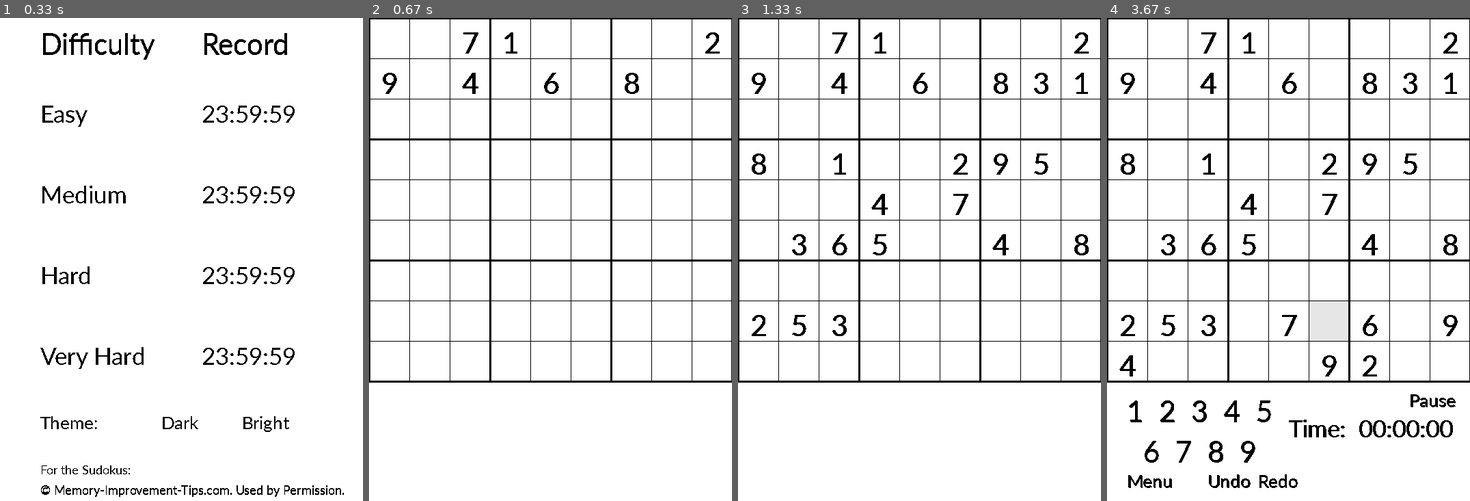
Above: before the commit, frames 1-4 (left to right).
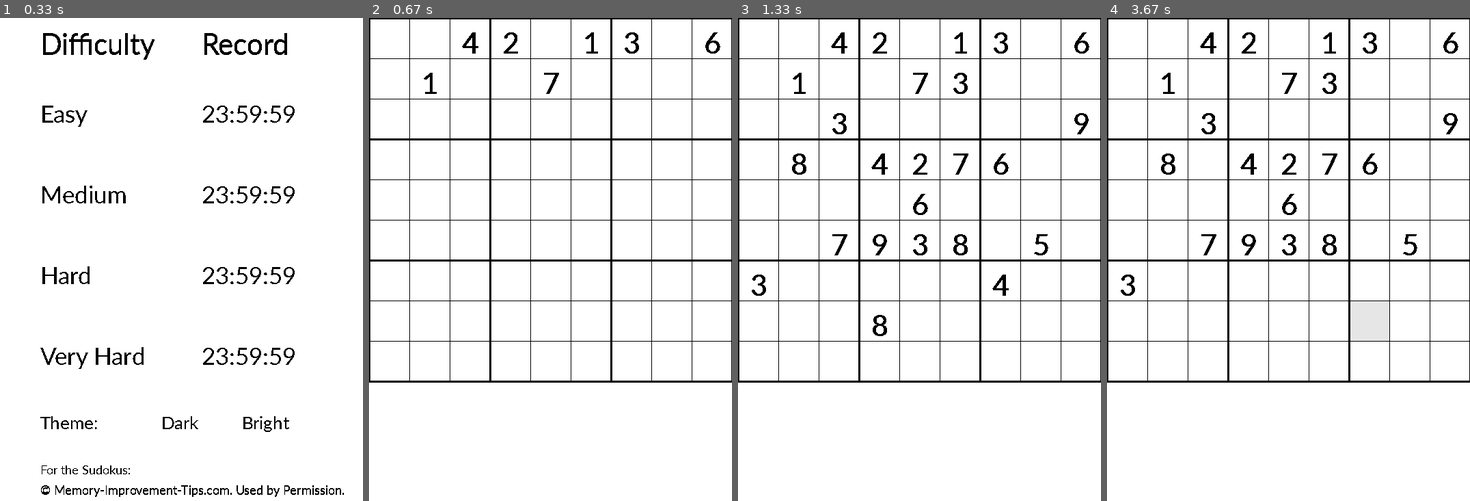
Above: after the commit, the same moments.

Repository: MatthiasSagerer/Sudoku-Pygame
Game: pygame game, started from main.py
Same seed, same stepped clock (60 frames per second), same inputs: the game is played once before the commit and once after it.
Inputs (mouse positions are in pixels of both pictures, inside the frame that each line leads up to):
- Up to frame 1 (0.33 s): no input
- Up to frame 2 (0.67 s): click "Easy" at 0.38 s
- Up to frame 3 (1.33 s): click (973, 90) at 1.23 s
- Up to frame 4 (3.67 s): click (1332, 302) at 1.57 s; click (1382, 336) at 2.88 s

Frame 1 is identical in both runs. In frame 2, 0.8% of the frame differs, in the area x 3-97%, y 2-16%; in frame 3, 3.0%; in frame 4, 6.7%, in the area x 3-97%, y 2-98%.

Commit message:
sudokus.py, solutions.py & sudoku_data.py: EASY14

Diff:
--- a/solutions.py
+++ b/solutions.py
@@ -156,6 +156,18 @@
     [8, 1, 4, 7, 5, 3, 6, 2, 9]
 ]
 
+EASY14 = [
+    [9, 5, 3, 6, 8, 7, 4, 2, 1],
+    [4, 8, 1, 9, 2, 3, 7, 5, 6],
+    [2, 6, 7, 4, 1, 5, 8, 9, 3],
+    [7, 9, 4, 2, 6, 1, 5, 3, 8],
+    [6, 3, 2, 8, 5, 9, 1, 7, 4],
+    [5, 1, 8, 7, 3, 4, 2, 6, 9],
+    [1, 2, 6, 5, 9, 8, 3, 4, 7],
+    [8, 7, 9, 3, 4, 2, 6, 1, 5],
+    [3, 4, 5, 1, 7, 6, 9, 8, 2]
+]
+
 MEDIUM1 = [
     [3, 8, 1, 4, 9, 6, 5, 2, 7],
     [7, 4, 9, 2, 1, 5, 8, 3, 6],
--- a/sudoku_data.py
+++ b/sudoku_data.py
@@ -4,7 +4,7 @@
 sudokus = {
     1: [sudokus.EASY1, sudokus.EASY2, sudokus.EASY3, sudokus.EASY4, sudokus.EASY5,
         sudokus.EASY6, sudokus.EASY7, sudokus.EASY8, sudokus.EASY9, sudokus.EASY10, sudokus.EASY11, sudokus.EASY12,
-        sudokus.EASY13],
+        sudokus.EASY13, sudokus.EASY14],
     2: [sudokus.MEDIUM1, sudokus.MEDIUM2, sudokus.MEDIUM3, sudokus.MEDIUM4,
         sudokus.MEDIUM5, sudokus.MEDIUM6, sudokus.MEDIUM7, sudokus.MEDIUM8, sudokus.MEDIUM9, sudokus.MEDIUM10,
         sudokus.MEDIUM11, sudokus.MEDIUM12, sudokus.MEDIUM13],
@@ -19,7 +19,7 @@
 solutions = {
     1: [solutions.EASY1, solutions.EASY2, solutions.EASY3, solutions.EASY4, solutions.EASY5,
         solutions.EASY6, solutions.EASY7, solutions.EASY8, solutions.EASY9, solutions.EASY10, solutions.EASY11,
-        solutions.EASY12, solutions.EASY13],
+        solutions.EASY12, solutions.EASY13, solutions.EASY14],
     2: [solutions.MEDIUM1, solutions.MEDIUM2, solutions.MEDIUM3, solutions.MEDIUM4,
         solutions.MEDIUM5, solutions.MEDIUM6, solutions.MEDIUM7, solutions.MEDIUM8, solutions.MEDIUM9,
         solutions.MEDIUM10, solutions.MEDIUM11, solutions.MEDIUM12, solutions.MEDIUM13],
--- a/sudokus.py
+++ b/sudokus.py
@@ -156,6 +156,18 @@
     [8, 0, 0, 7, 0, 0, 0, 2, 0]
 ]
 
+EASY14 = [
+    [0, 0, 0, 0, 8, 0, 4, 0, 1],
+    [4, 0, 0, 9, 0, 0, 0, 5, 0],
+    [2, 6, 0, 0, 1, 0, 8, 0, 3],
+    [0, 0, 4, 2, 0, 0, 0, 3, 0],
+    [0, 0, 0, 8, 5, 9, 0, 0, 0],
+    [0, 1, 0, 0, 0, 4, 2, 0, 0],
+    [1, 0, 6, 0, 9, 0, 0, 4, 7],
+    [0, 7, 0, 0, 0, 2, 0, 0, 5],
+    [3, 0, 5, 0, 7, 0, 0, 0, 0]
+]
+
 MEDIUM1 = [
     [0, 0, 0, 0, 9, 6, 0, 2, 0],
     [0, 4, 0, 0, 0, 0, 8, 0, 6],
